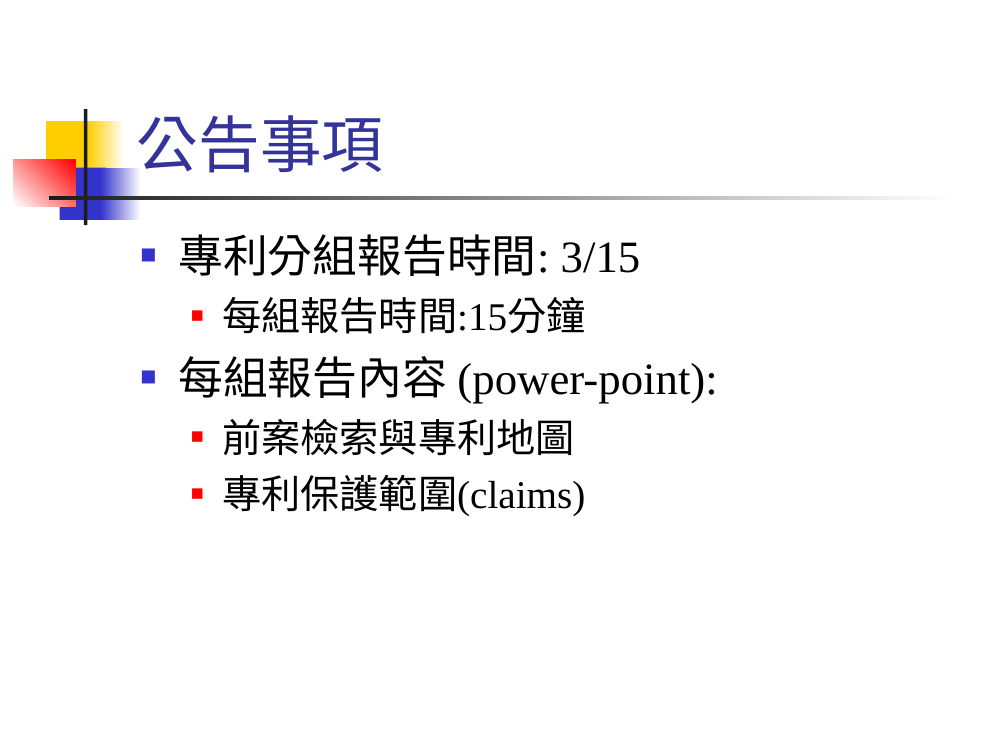
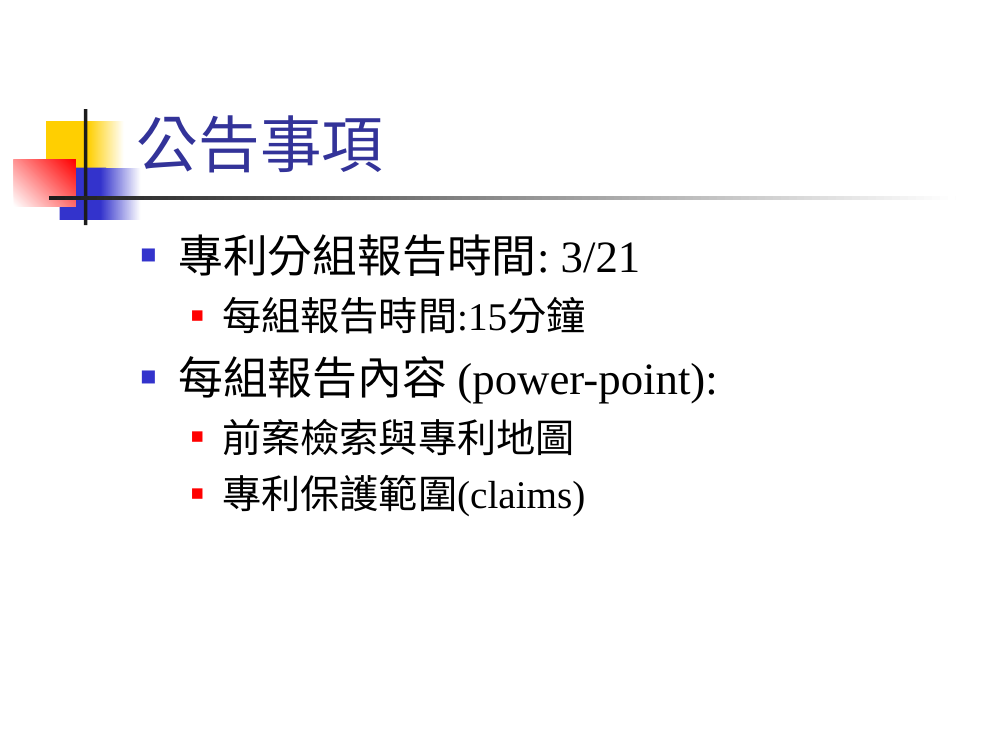
Before and after one commit to CGUSystemCourses/ComputerOrg-2015, a slide deck: slide 2 of Adm/patent_course/lec02-patent_search_doc.ppt. Drawn at 1008x756 pixels with LibreOffice and Linux fonts; fonts in the diff are those of the drawing. Boxes give left, top, right and bottom in pixels: in the first picture for what was removed or moved away, otherwise in the second. Text is boxed around its words. In the diff, an @@ line names an element or a change of style, - is before the commit and + after.

```diff
--- a/Adm/patent_course/lec02-patent_search_doc.ppt
+++ b/Adm/patent_course/lec02-patent_search_doc.ppt
@@ text at [178,234,641,276]: text changed @@
-■ 專利分組報告時間: 3/15
+■ 專利分組報告時間: 3/21
```
Also in this commit, not shown: 1 other slide changed, 1 other file.
